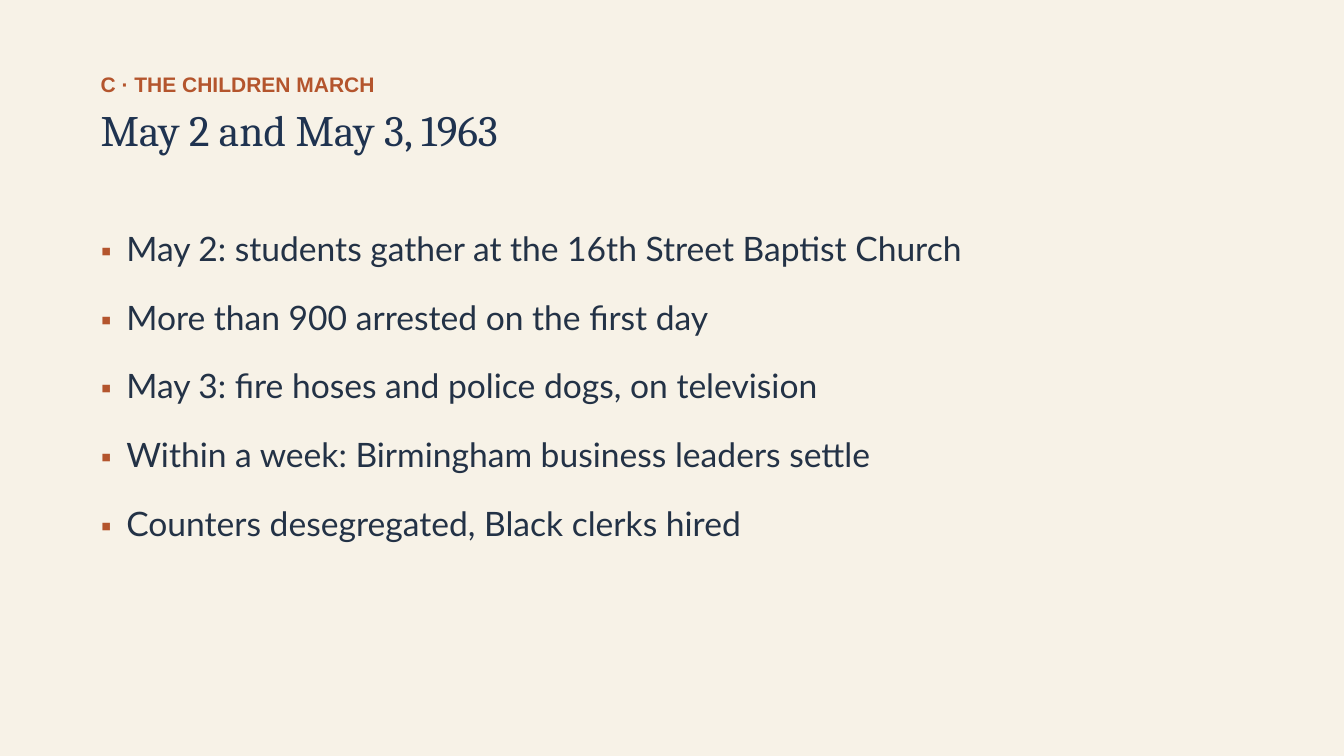
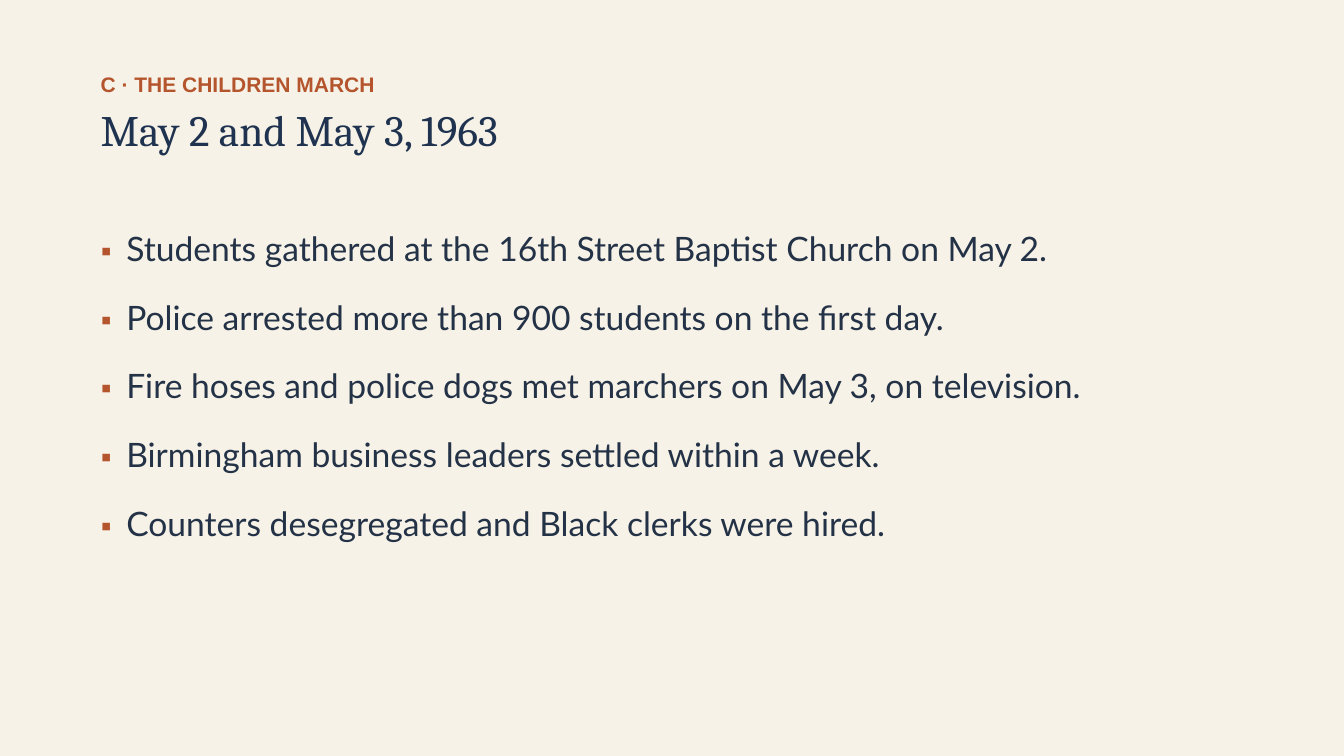
Before and after one commit to ab17gthb/humanities-curriculum-group, a slide deck: slide 9 of civil-rights/lesson-05/lesson-05-slides.pptx. Drawn at 1344x756 pixels with LibreOffice and Linux fonts; fonts in the diff are those of the drawing. Boxes give left, top, right and bottom in pixels: in the first picture for what was removed or moved away, otherwise in the second. Text is boxed around its words. In the diff, an @@ line names an element or a change of style, - is before the commit and + after.

Commit message:
Rollout: Civil Rights L5 reworked and live (Birmingham and the March on Washington)

```diff
--- a/civil-rights/lesson-05/lesson-05-slides.pptx
+++ b/civil-rights/lesson-05/lesson-05-slides.pptx
@@ text at <box>126,236,1081,542</box>: text changed @@
-▪ May 2: students gather at the 16th Street Baptist Church
-▪ More than 900 arrested on the first day
-▪ May 3: fire hoses and police dogs, on television
-▪ Within a week: Birmingham business leaders settle
-▪ Counters desegregated, Black clerks hired
+▪ Students gathered at the 16th Street Baptist Church on May 2.
+▪ Police arrested more than 900 students on the first day.
+▪ Fire hoses and police dogs met marchers on May 3, on television.
+▪ Birmingham business leaders settled within a week.
+▪ Counters desegregated and Black clerks were hired.
```
Also in this commit, not shown: 9 other slides changed, 6 other files.
